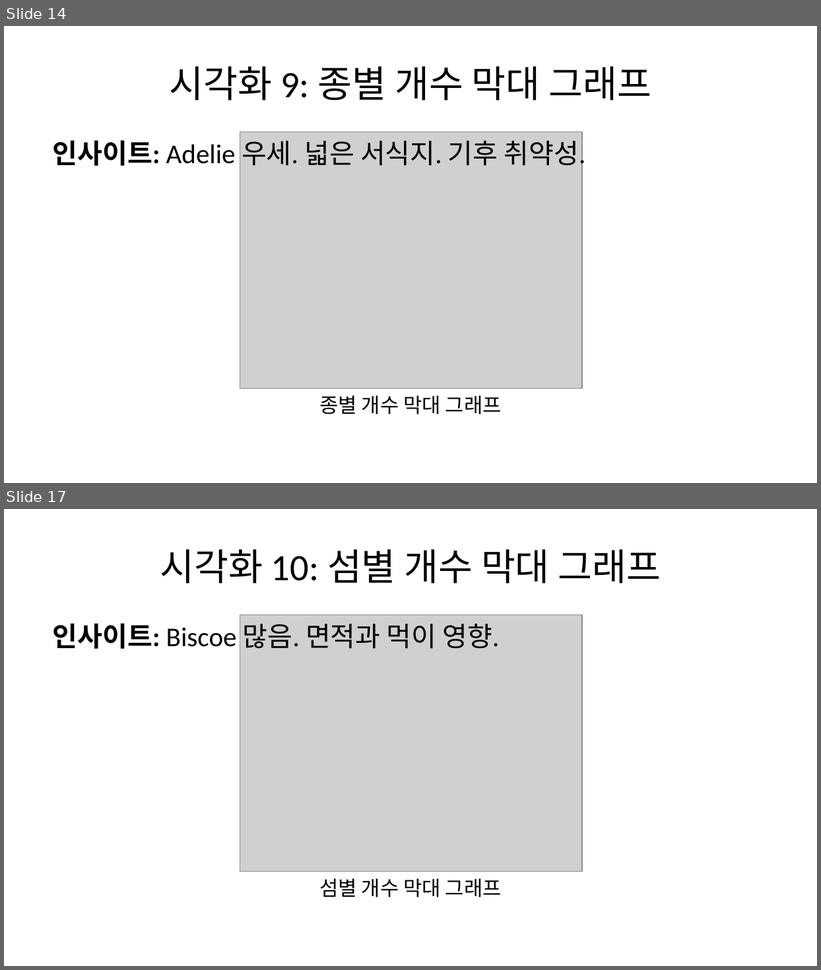
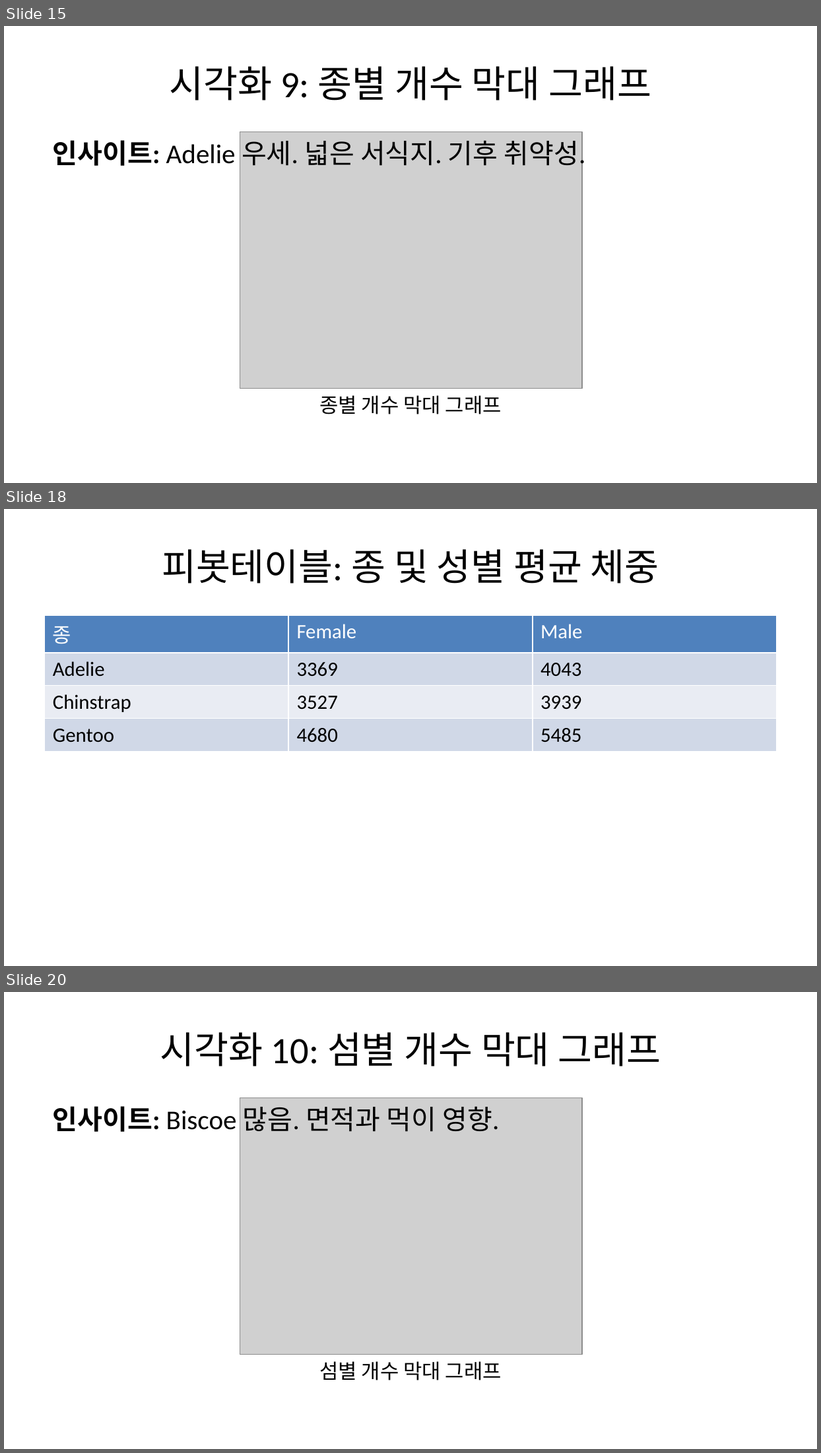
Before and after one commit to ahn19333-commits/ICB_SLIDE, a slide deck: penguin_slides.pptx. Shown one above the other, each under a label of ours: slides 14 and 17 before the commit, slides 15, 18 and 20 after it; the slides between them are not shown. The pictures are 821x970 and 821x1453 pixels, drawn with LibreOffice and Linux fonts; fonts in the diff are those of the drawing; grey boxes stand for pictures. Boxes give left, top, right and bottom in pixels: in the first picture for what was removed or moved away, otherwise in the second. Text is boxed around its words. In the diff, an @@ line names an element or a change of style, - is before the commit and + after.

```diff
--- a/penguin_slides.pptx
+++ b/penguin_slides.pptx
@@ slide 18 added at <box>4,509,817,966</box>, background #FFFFFF @@
@@ title added at <box>162,549,659,584</box>, 33 pt, text #000000 @@
+피봇테이블: 종 및 성별 평균 체중
@@ table added at <box>45,615,776,917</box>, 4 rows, 3 columns @@
+종 | Female | Male
+Adelie | 3369 | 4043
+Chinstrap | 3527 | 3939
+Gentoo | 4680 | 5485
@@ what was slide 14 is now slide 15 @@
@@ what was slide 17 is now slide 20 @@
```
Also in this commit, not shown: 4 slides changed, 6 other slides added, 2 slides removed, 1 other file.
